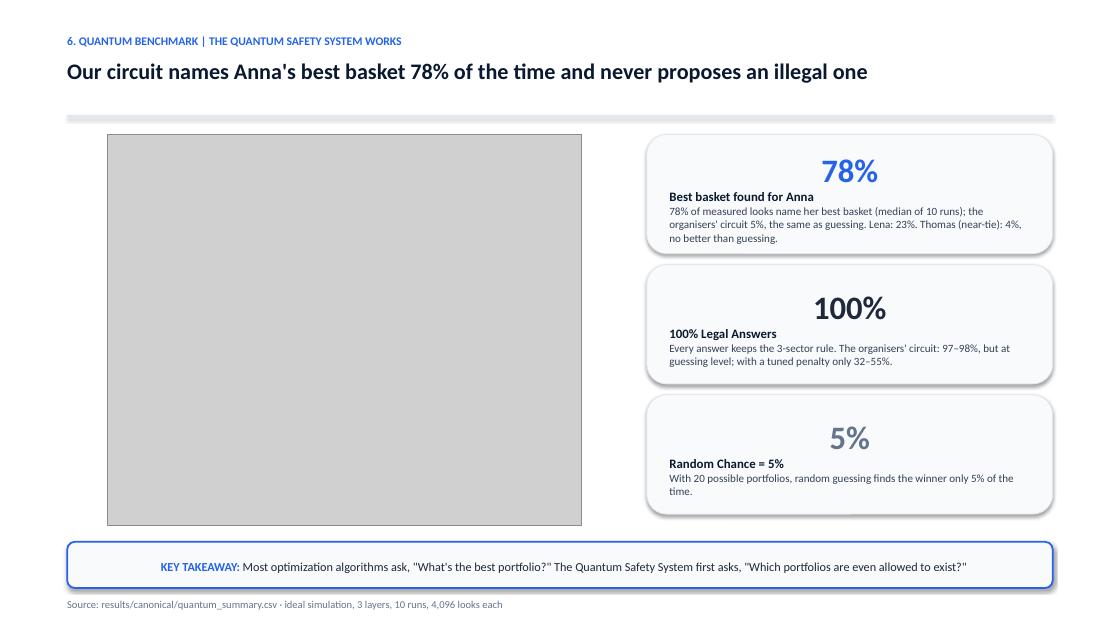
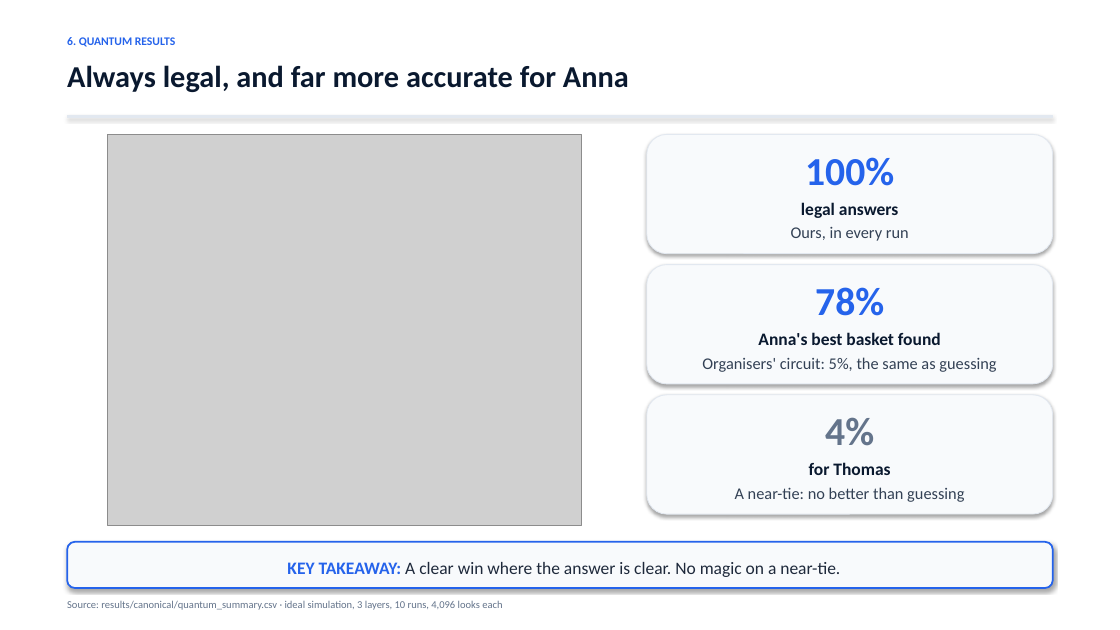
Before and after one commit to jonas221101/quantum-hackathon-finance, a slide deck: slide 16 of docs/deck/MBB_Pitch_Presentation_reviewed.pptx. Drawn at 1120x630 pixels with LibreOffice and Linux fonts; fonts in the diff are those of the drawing; grey boxes stand for pictures. Boxes give left, top, right and bottom in pixels: in the first picture for what was removed or moved away, otherwise in the second. Text is boxed around its words. In the diff, an @@ line names an element or a change of style, - is before the commit and + after.

```diff
--- a/docs/deck/MBB_Pitch_Presentation_reviewed.pptx
+++ b/docs/deck/MBB_Pitch_Presentation_reviewed.pptx
@@ text at [67,37,175,47]: text changed @@
-6. QUANTUM BENCHMARK | THE QUANTUM SAFETY SYSTEM WORKS
+6. QUANTUM RESULTS
@@ text at [67,65,629,92]: text changed; size 19 to 26 pt @@
-Our circuit names Anna's best basket 78% of the time and never proposes an illegal one
+Always legal, and far more accurate for Anna
@@ text in rounded rectangle at [791,157,909,241]: text changed; size 9.5 to 14 pt; bold on @@
-78%
-Best basket found for Anna
-78% of measured looks name her best basket (median of 10 runs); the organisers' circuit 5%, the same as guessing. Lena: 23%. Thomas (near-tie): 4%, no better than guessing.
+100%
+legal answers
+Ours, in every run
@@ text in rounded rectangle at [702,287,996,372]: text changed; size 9.5 to 14 pt @@
-100%
-100% Legal Answers
-Every answer keeps the 3-sector rule. The organisers' circuit: 97–98%, but at guessing level; with a tuned penalty only 32–55%.
+78%
+Anna's best basket found
+Organisers' circuit: 5%, the same as guessing
@@ text in rounded rectangle at [735,417,964,502]: text changed; size 9.5 to 14 pt @@
-5%
-Random Chance = 5%
-With 20 possible portfolios, random guessing finds the winner only 5% of the time.
+4%
+for Thomas
+A near-tie: no better than guessing
@@ text in rounded rectangle at [287,562,840,577]: text changed; size 10.5 to 15 pt @@
-KEY TAKEAWAY: Most optimization algorithms ask, "What's the best portfolio?" The Quantum Safety System first asks, "Which portfolios are even allowed to exist?"
+KEY TAKEAWAY: A clear win where the answer is clear. No magic on a near-tie.
```
Also in this commit, not shown: 13 other slides changed, 1 other file.
